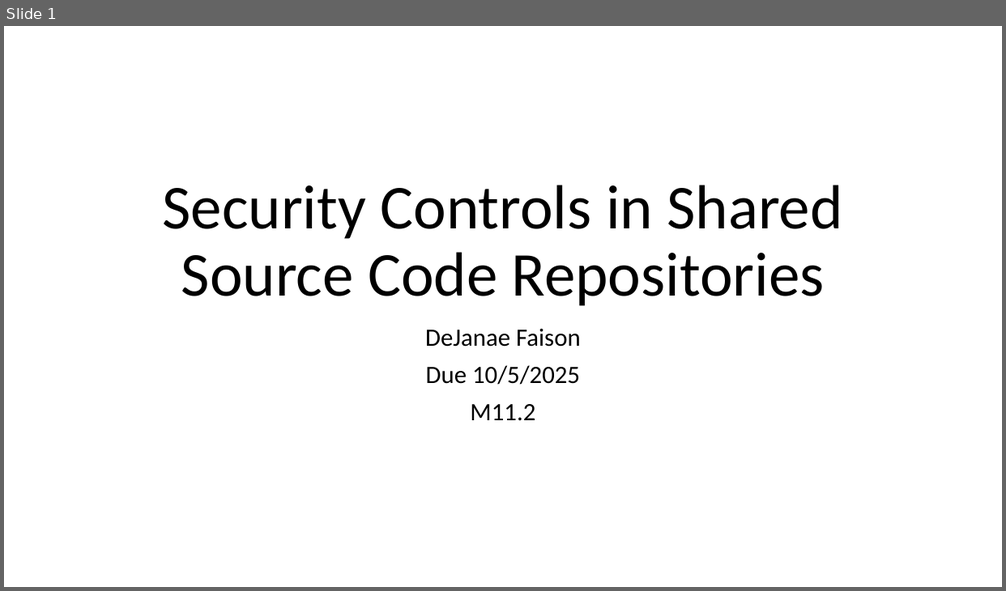
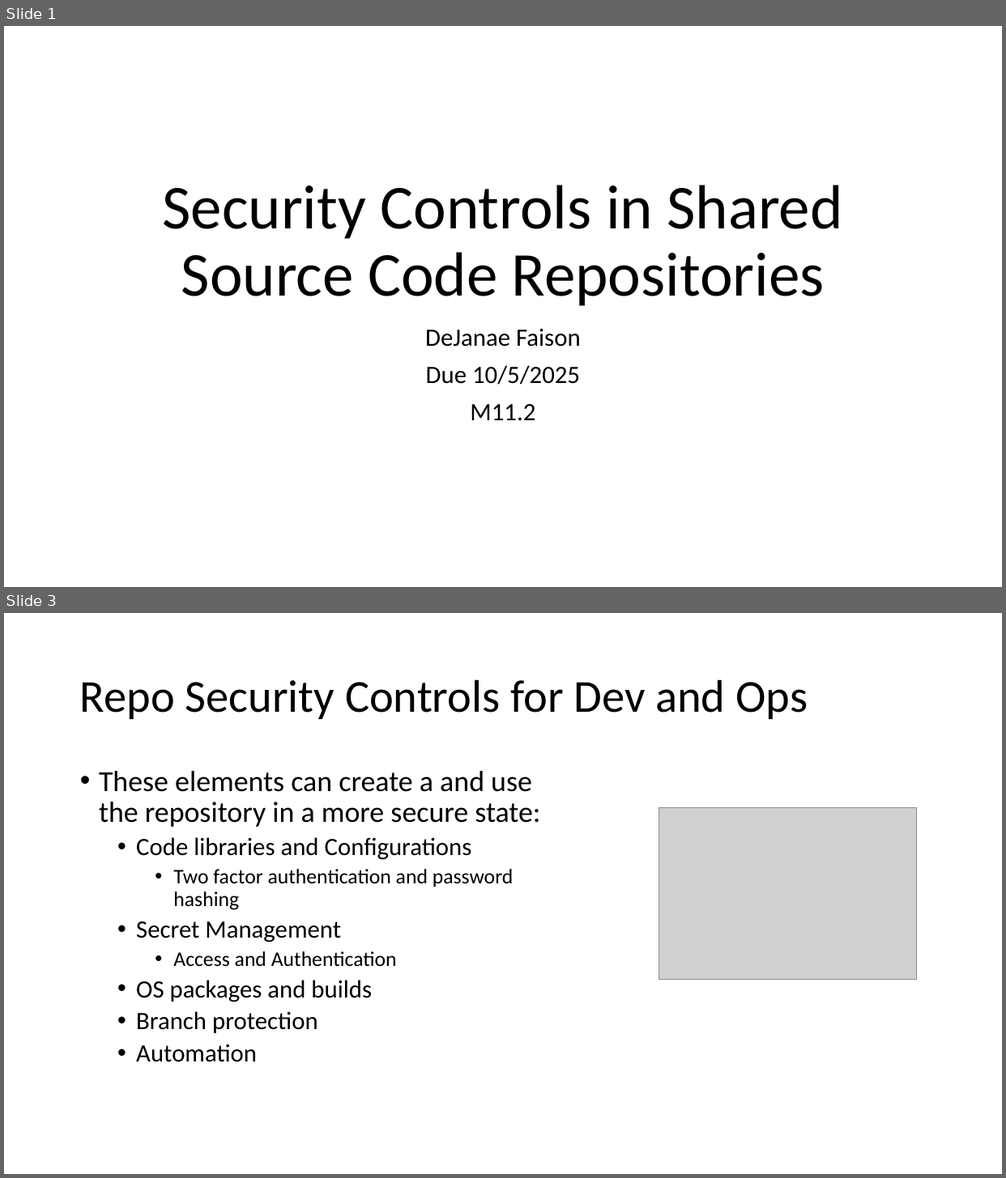
Before and after one commit to D-Faison/csd-380, a slide deck: module-11/Faison_11_SecuirtyControls.pptx. Shown one above the other, each under a label of ours: slide 1 before the commit, slides 1 and 3 after it; the slides between them are not shown. The pictures are 1006x591 and 1006x1178 pixels, drawn with LibreOffice and Linux fonts; fonts in the diff are those of the drawing; grey boxes stand for pictures. Boxes give left, top, right and bottom in pixels: in the first picture for what was removed or moved away, otherwise in the second. Text is boxed around its words. In the diff, an @@ line names an element or a change of style, - is before the commit and + after.

```diff
--- a/module-11/Faison_11_SecuirtyControls.pptx
+++ b/module-11/Faison_11_SecuirtyControls.pptx
@@ slide 3 added at box(4, 613, 1002, 1174), background #FFFFFF @@
@@ title added at box(80, 679, 808, 719), 44 pt, text #000000 @@
+Repo Security Controls for Dev and Ops
@@ text added at box(99, 771, 540, 1063), 24 pt, text #000000 @@
+• These elements can create a and use the repository in a more secure state:
+  • Code libraries and Configurations
+    • Two factor authentication and password hashing
+  • Secret Management
+    • Access and Authentication
+  • OS packages and builds
+  • Branch protection
+  • Automation
@@ picture added at box(659, 807, 917, 979) @@
```
Also in this commit, not shown: 2 slides changed, 5 other slides added, 1 slide removed.
